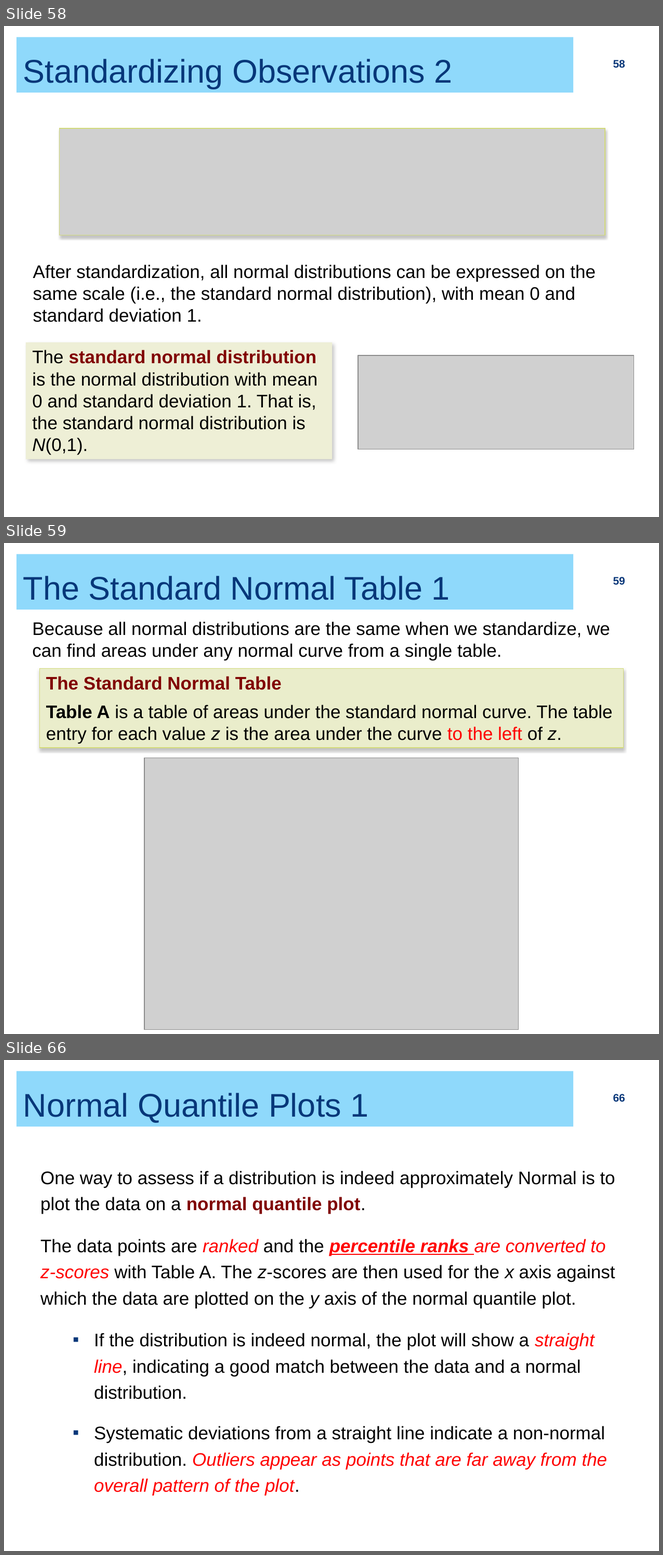
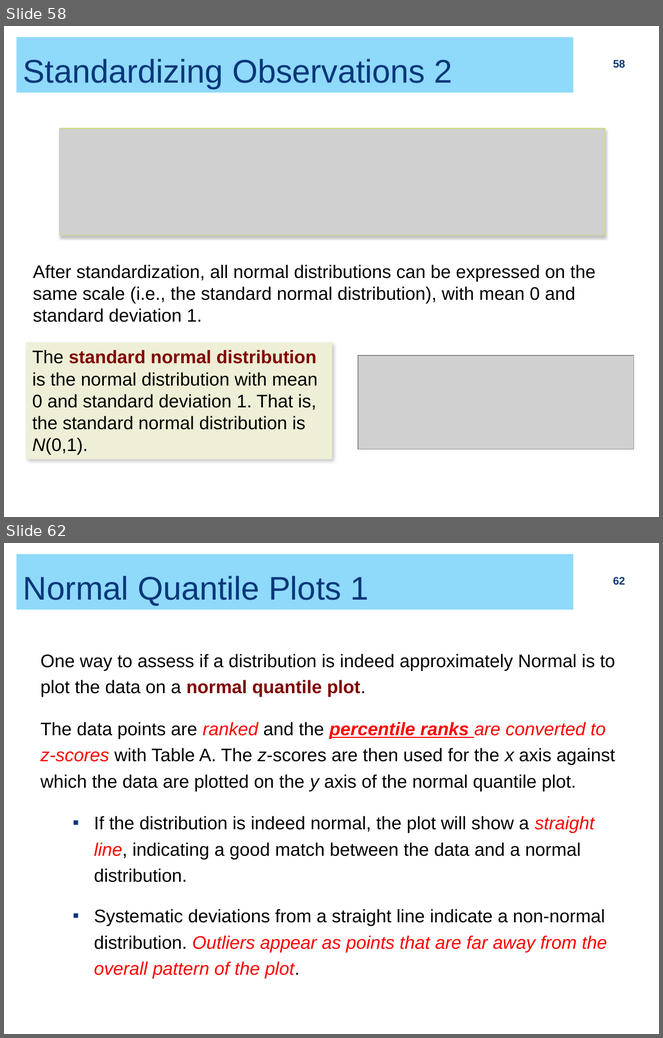
Before and after one commit to ZhiyangGeeZhou/ZhiyangGeeZhou.github.io, a slide deck: attach/UWM/UWM_PH702_2026Fall_Part01.pptx. Shown one above the other, each under a label of ours: slides 58, 59 and 66 before the commit, slides 58 and 62 after it; the slides between them are not shown. The pictures are 663x1555 and 663x1038 pixels, drawn with LibreOffice and Linux fonts; fonts in the diff are those of the drawing; grey boxes stand for pictures. Boxes give left, top, right and bottom in pixels: in the first picture for what was removed or moved away, otherwise in the second. Text is boxed around its words. In the diff, an @@ line names an element or a change of style, - is before the commit and + after.

```diff
--- a/attach/UWM/UWM_PH702_2026Fall_Part01.pptx
+++ b/attach/UWM/UWM_PH702_2026Fall_Part01.pptx
@@ slide 59 removed at bbox=[4, 543, 659, 1034], background #FFFFFF @@
@@ title removed at bbox=[16, 554, 573, 610] @@
-The Standard Normal Table 1
@@ page number removed at bbox=[613, 577, 625, 585] @@
-59
@@ text removed at bbox=[32, 622, 610, 660] @@
-Because all normal distributions are the same when we standardize, we can find areas under any normal curve from a single table.
@@ rectangle removed at bbox=[39, 669, 623, 748] @@
-The Standard Normal Table
-Table A is a table of areas under the standard normal curve. The table entry for each value z is the area under the curve to the left of z.
@@ picture removed at bbox=[144, 758, 518, 1030] @@
@@ what was slide 66 is now slide 62 @@
@@ page number at bbox=[613, 577, 625, 585]: text changed @@
-66
+62
```
Also in this commit, not shown: 2 slides changed, 1 slide added, 4 other slides removed.
